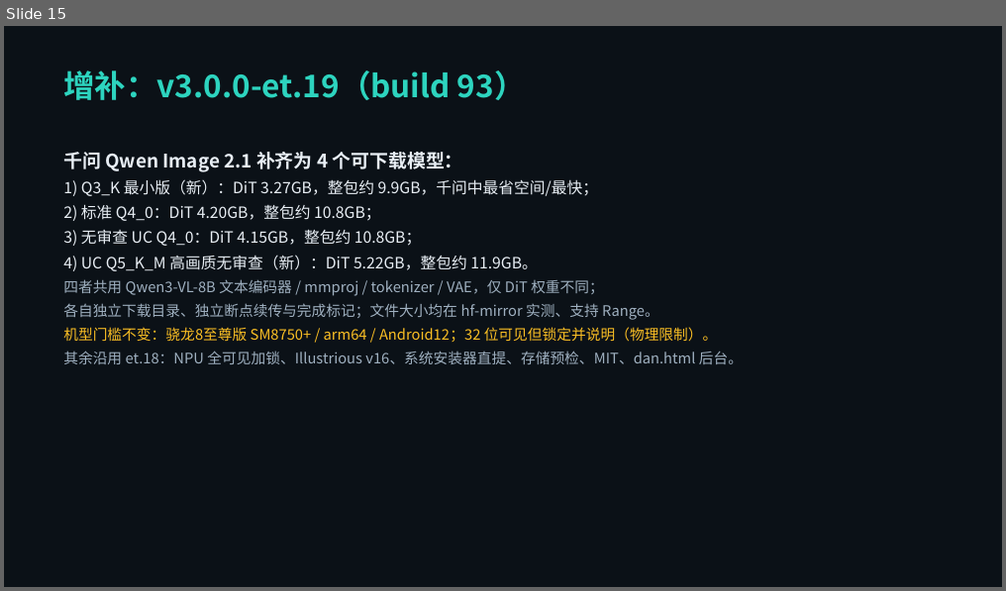
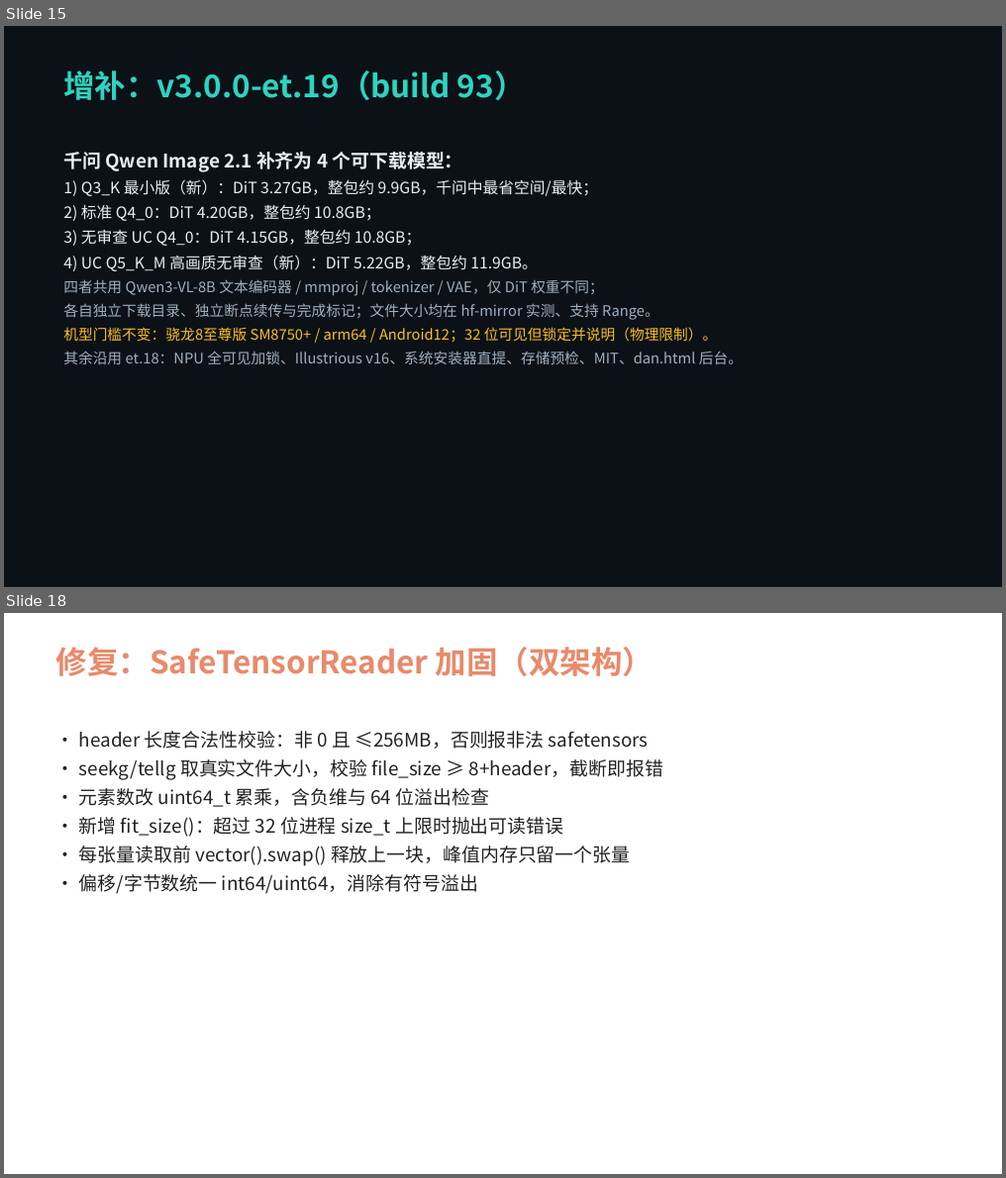
Before and after one commit to ETQWFD/LocalDream-ET, a slide deck: docs/LocalDream-ET_更新修复说明_et18.pptx. Shown one above the other, each under a label of ours: slide 15 before the commit, slides 15 and 18 after it; the slides between them are not shown. The pictures are 1006x591 and 1006x1178 pixels, drawn with LibreOffice and Linux fonts; fonts in the diff are those of the drawing. Boxes give left, top, right and bottom in pixels: in the first picture for what was removed or moved away, otherwise in the second. Text is boxed around its words. In the diff, an @@ line names an element or a change of style, - is before the commit and + after.

```diff
--- a/docs/LocalDream-ET_更新修复说明_et18.pptx
+++ b/docs/LocalDream-ET_更新修复说明_et18.pptx
@@ slide 18 added at (4,613,1002,1174), background #FFFFFF @@
@@ text added at (56,647,653,676), 30 pt, text #E88A6A, bold @@
+修复：SafeTensorReader 加固（双架构）
@@ text added at (79,731,663,894), 18 pt, text #222222 @@
+• header 长度合法性校验：非 0 且 ≤256MB，否则报非法 safetensors
+• seekg/tellg 取真实文件大小，校验 file_size ≥ 8+header，截断即报错
+• 元素数改 uint64_t 累乘，含负维与 64 位溢出检查
+• 新增 fit_size()：超过 32 位进程 size_t 上限时抛出可读错误
+• 每张量读取前 vector().swap() 释放上一块，峰值内存只留一个张量
+• 偏移/字节数统一 int64/uint64，消除有符号溢出
```
Also in this commit, not shown: 5 other slides added, 12 other files.
